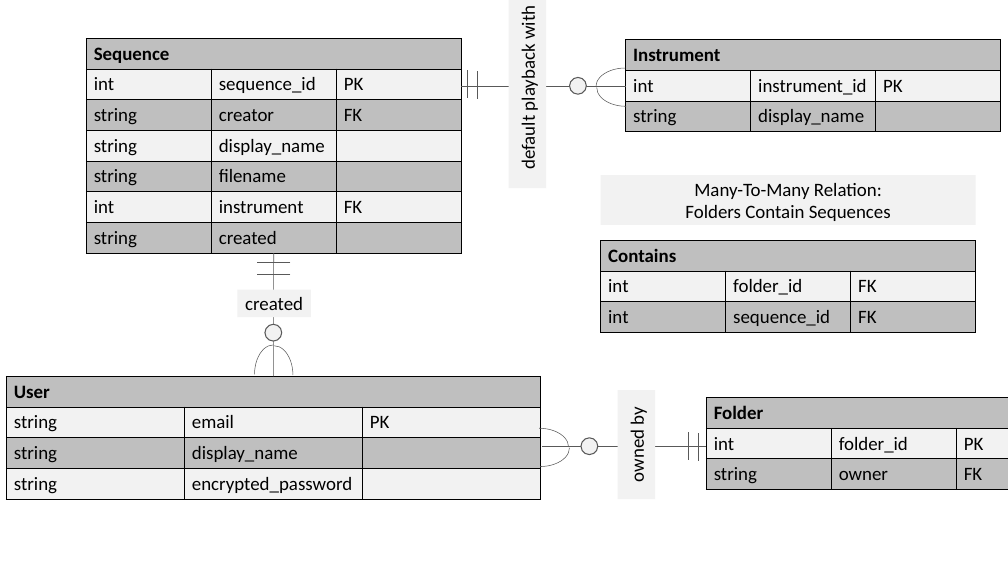
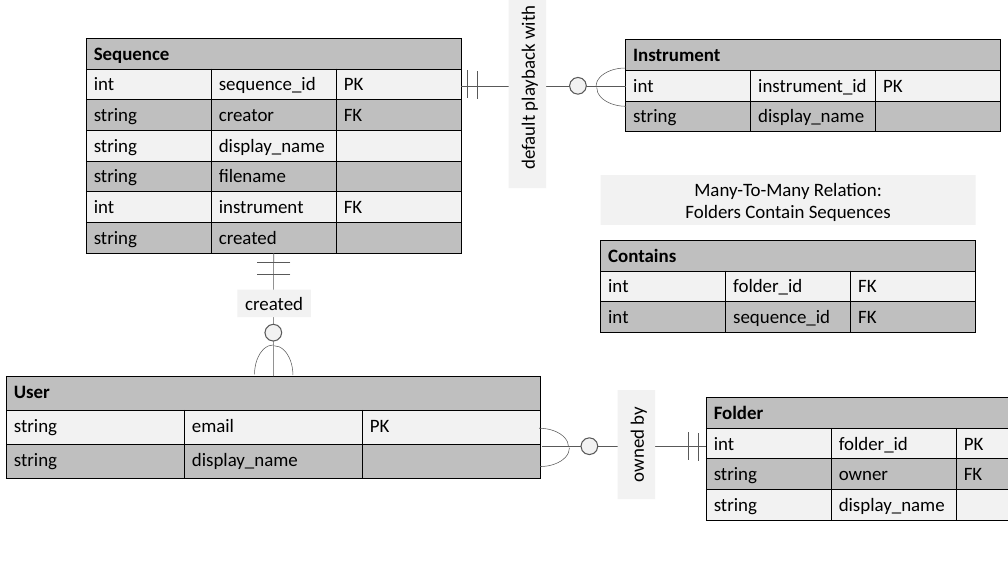
Before and after one commit to camilleforster/echo-app, a slide deck: slide 3 of diagrams/Diagrams.pptx. Drawn at 1008x567 pixels with LibreOffice and Linux fonts; fonts in the diff are those of the drawing. Boxes give left, top, right and bottom in pixels: in the first picture for what was removed or moved away, otherwise in the second. Text is boxed around its words. In the diff, an @@ line names an element or a change of style, - is before the commit and + after.

```diff
--- a/diagrams/Diagrams.pptx
+++ b/diagrams/Diagrams.pptx
@@ table at bbox=[6, 377, 541, 479] @@
-row 4: string | encrypted_password | 
@@ table at bbox=[706, 398, 1008, 520] @@
+row 4: string | display_name | 
```
Also in this commit, not shown: 1 other file.
